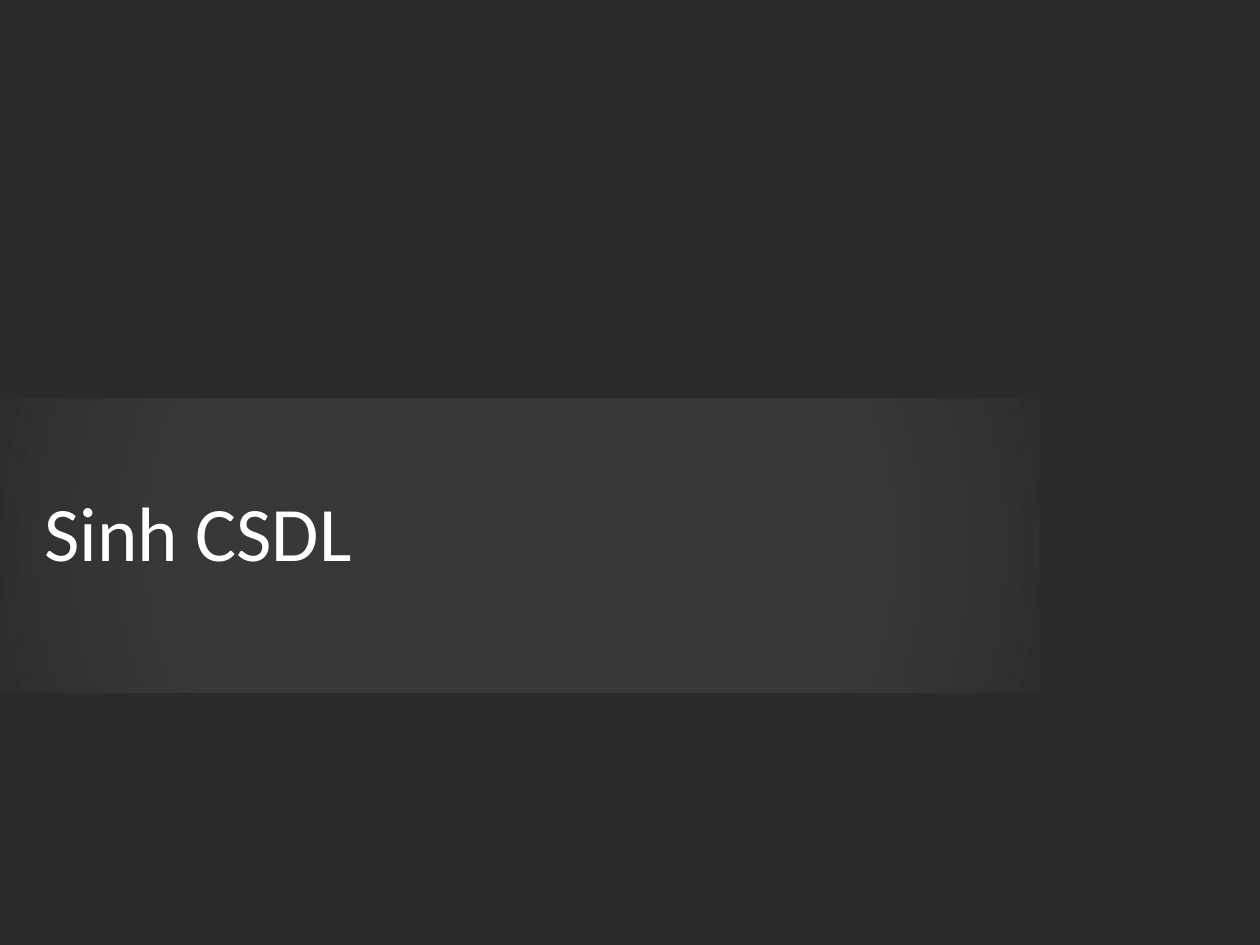
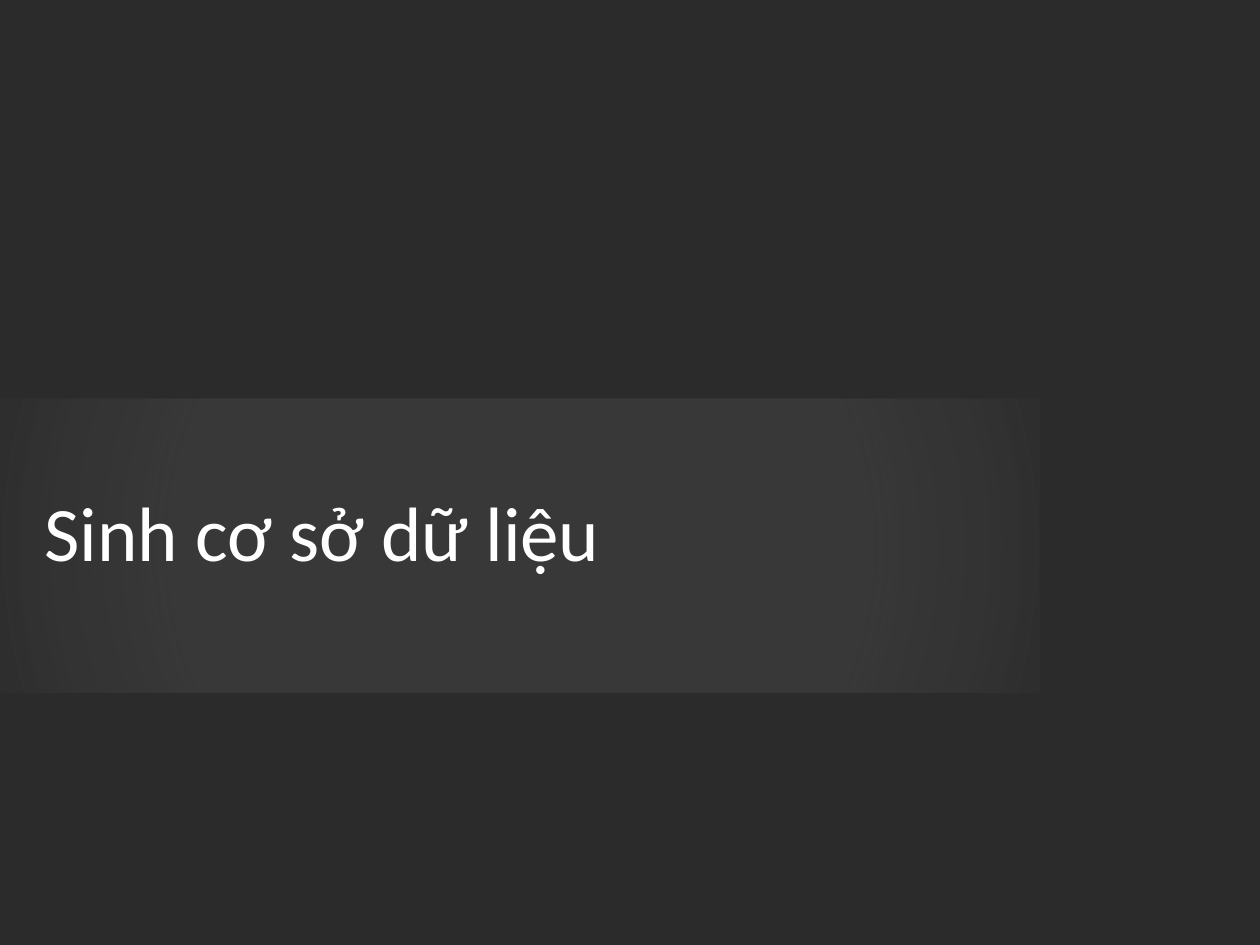
Before and after one commit to marcsommer/mvc-gen, a slide deck: slide 9 of Report/ThietKeMau.pptx. Drawn at 1260x945 pixels with LibreOffice and Linux fonts; fonts in the diff are those of the drawing; background and template pictures are left out; a plain dark background stands for a picture behind light text. Boxes give left, top, right and bottom in pixels: in the first picture for what was removed or moved away, otherwise in the second. Text is boxed around its words. In the diff, an @@ line names an element or a change of style, - is before the commit and + after.

```diff
--- a/Report/ThietKeMau.pptx
+++ b/Report/ThietKeMau.pptx
@@ title at box(44, 507, 599, 574): text changed @@
-Sinh CSDL
+Sinh cơ sở dữ liệu
```
Also in this commit, not shown: 9 other slides changed.
